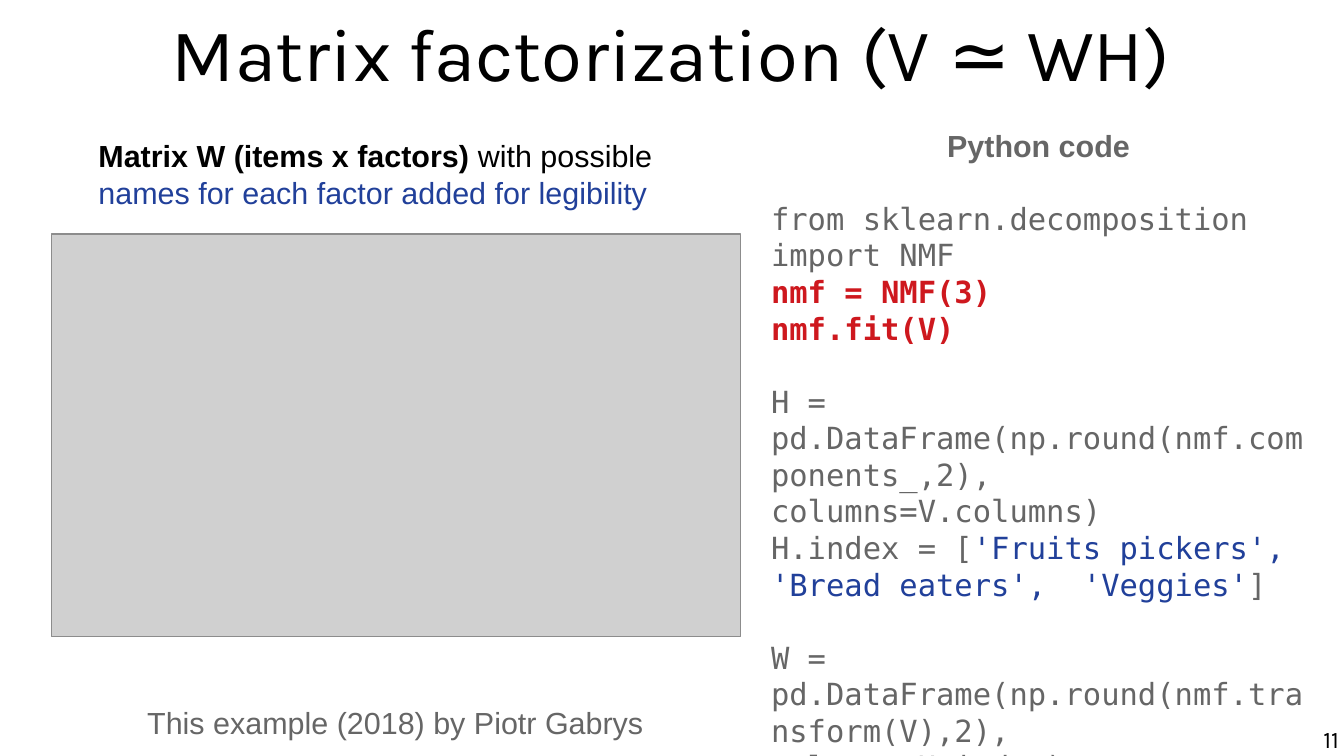
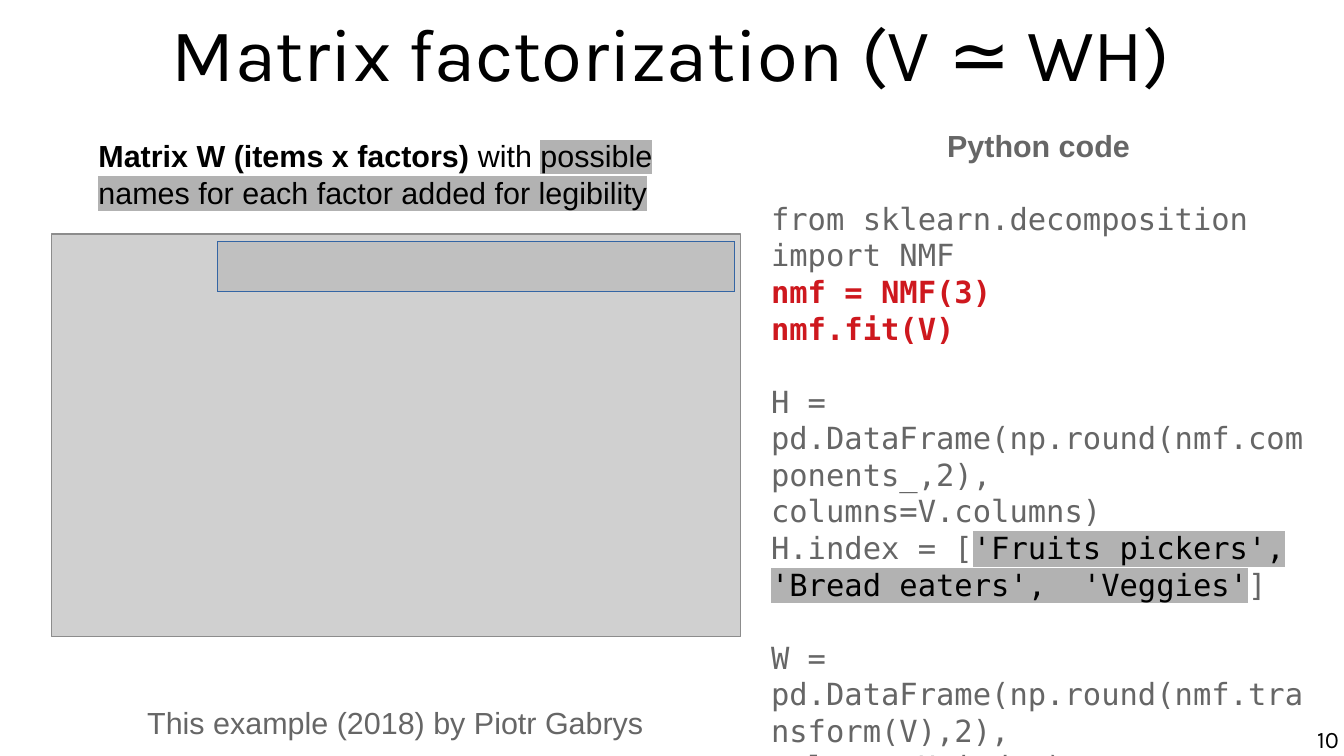
Before and after one commit to marco-calautti/data-mining-course, a slide deck: slide 10 of theory/odp/tt18_latent_factors_recommenders.odp (slide 11 before the commit). Drawn at 1344x756 pixels with LibreOffice and Linux fonts; fonts in the diff are those of the drawing; grey boxes stand for pictures. Boxes give left, top, right and bottom in pixels: in the first picture for what was removed or moved away, otherwise in the second. Text is boxed around its words. In the diff, an @@ line names an element or a change of style, - is before the commit and + after.

Commit message:
updates to latent factors

```diff
--- a/theory/odp/tt18_latent_factors_recommenders.odp
+++ b/theory/odp/tt18_latent_factors_recommenders.odp
@@ text "Matrix W (items x factors) ..." at (x1=98, y1=145, x2=652, y2=209): text colour #21409A to #000000 in "names for each factor added for legibility"; highlight none to #B2B2B2 in "possible names for each factor added for ..." @@
@@ rectangle added at (x1=218, y1=241, x2=735, y2=291), fill #B2B2B2 at 50% opacity, outline #3465A4 0 pt @@
@@ text at (x1=771, y1=534, x2=1285, y2=602): text colour #21409A to #000000, highlight none to #B2B2B2 in "['Fruits pickers', 'Bread eaters', 'Veggies']" @@
@@ page number at (x1=1317, y1=733, x2=1339, y2=749): text changed @@
-11
+10
```
Also in this commit, not shown: 4 other slides changed, 1 slide removed, 1 other file.
